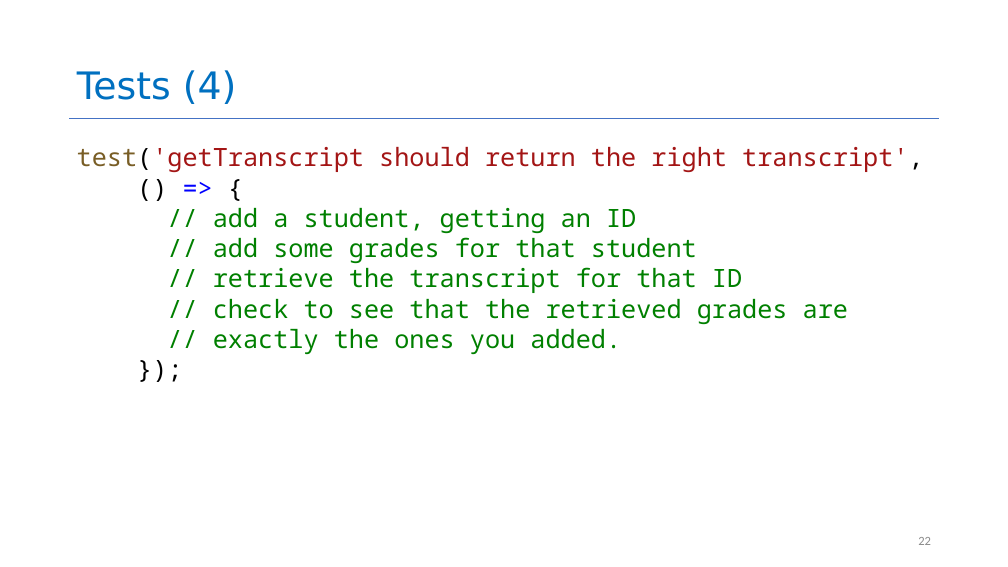
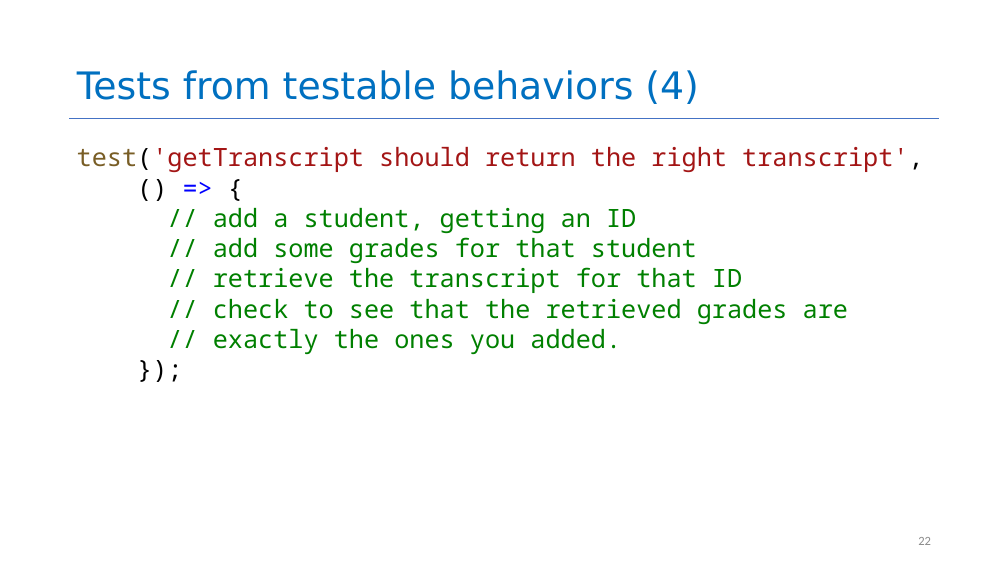
Before and after one commit to rimshaTest/CS4530-Spring-2026, a slide deck: slide 22 of Slides/Module 02.2 Test-Driven Development.pptx. Drawn at 1008x567 pixels with LibreOffice and Linux fonts; fonts in the diff are those of the drawing. Boxes give left, top, right and bottom in pixels: in the first picture for what was removed or moved away, otherwise in the second. Text is boxed around its words. In the diff, an @@ line names an element or a change of style, - is before the commit and + after.

```diff
--- a/Slides/Module 02.2 Test-Driven Development.pptx
+++ b/Slides/Module 02.2 Test-Driven Development.pptx
@@ title at <box>77,70,699,104</box>: text changed @@
-Tests (4)
+Tests from testable behaviors (4)
```
Also in this commit, not shown: 15 other slides changed, 1 other file.
